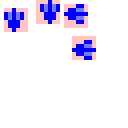
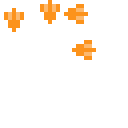
Layered file, before and after one edit (w=128, h=128). Changes by layer:
painted on "footprint_east_1" over [72, 36, 96, 60]
painted on "footprint_east_0" over [64, 4, 88, 28]
painted on "footprint_north_1" over [36, 0, 60, 24]
painted on "footprint_north_0" over [4, 8, 28, 32]
